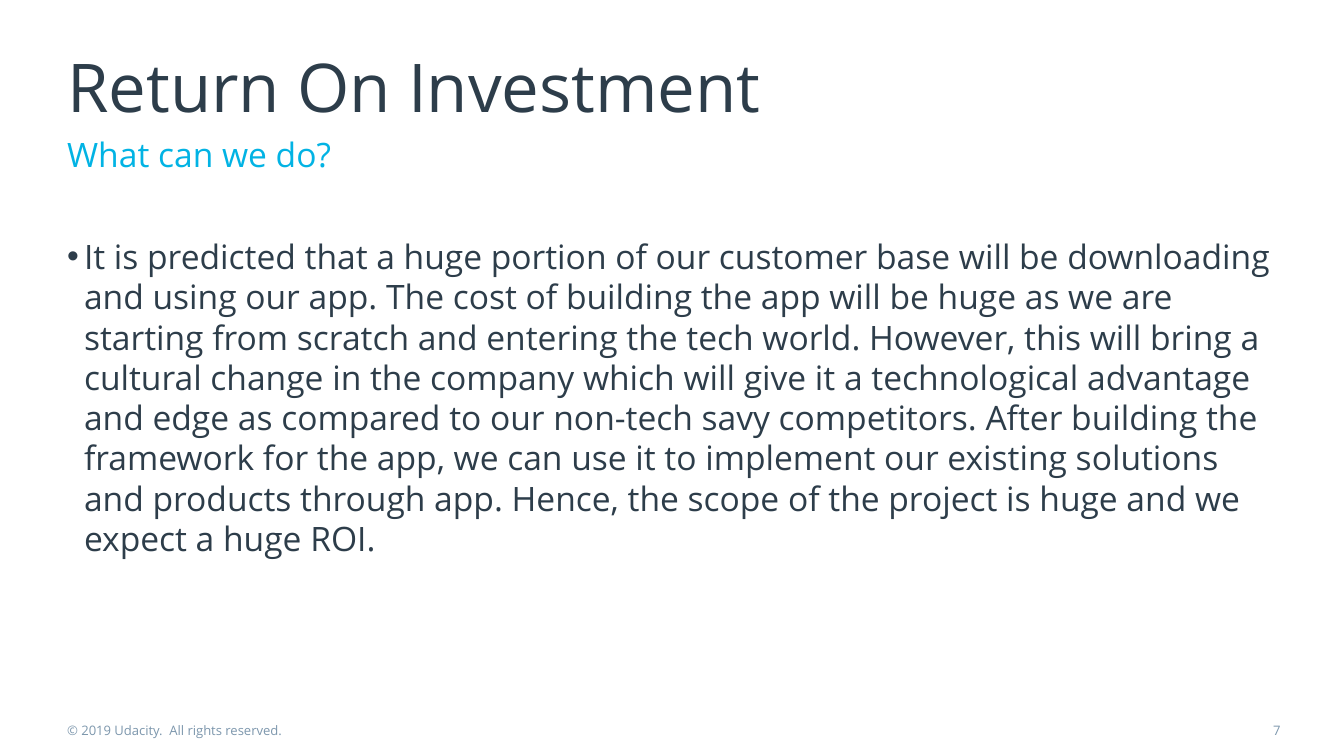
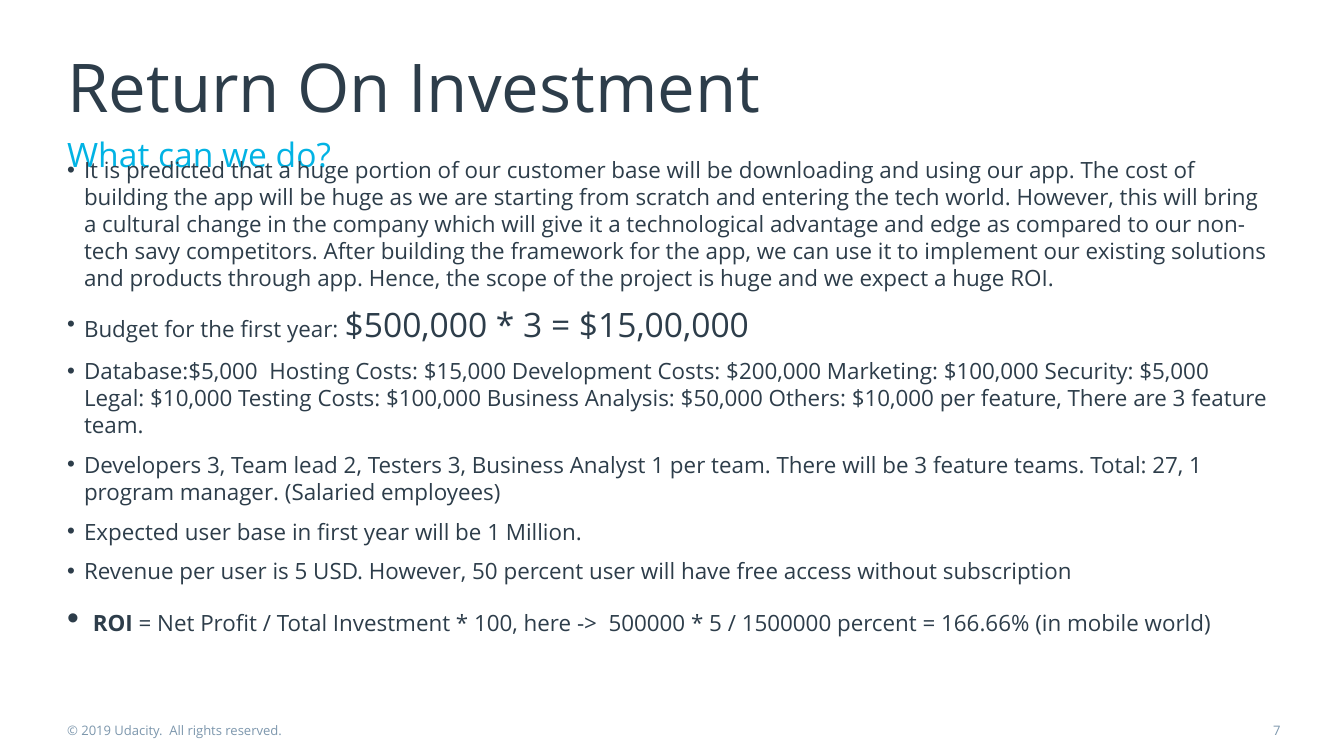
Before and after one commit to Sargam5360/Product_Manager_Nanodegree, a slide deck: slide 7 of product-pitch-template.pptx. Drawn at 1344x756 pixels with LibreOffice and Linux fonts; fonts in the diff are those of the drawing. Boxes give left, top, right and bottom in pixels: in the first picture for what was removed or moved away, otherwise in the second. Text is boxed around its words. In the diff, an @@ line names an element or a change of style, - is before the commit and + after.

```diff
--- a/product-pitch-template.pptx
+++ b/product-pitch-template.pptx
@@ text at bbox=[84, 158, 1266, 291]: size 18 to 12 pt in "It is predicted that a huge portion ..." @@
@@ text at bbox=[84, 311, 1266, 636]: paragraphs added @@
+• Budget for the first year: $500,000 * 3 = $15,00,000
+• Database:$5,000 Hosting Costs: $15,000 Development Costs: $200,000 Marketing: $100,000 Security: $5,000 Legal: $10,000 Testing Costs: $100,000 Business Analysis: $50,000 Others: $10,000 per feature, There are 3 feature team.
+• Developers 3, Team lead 2, Testers 3, Business Analyst 1 per team. There will be 3 feature teams. Total: 27, 1 program manager. (Salaried employees)
+• Expected user base in first year will be 1 Million.
+• Revenue per user is 5 USD. However, 50 percent user will have free access without subscription
+• ROI = Net Profit / Total Investment * 100, here -> 500000 * 5 / 1500000 percent = 166.66% (in mobile world)
```
Also in this commit, not shown: 12 other slides changed, 1 slide added.
